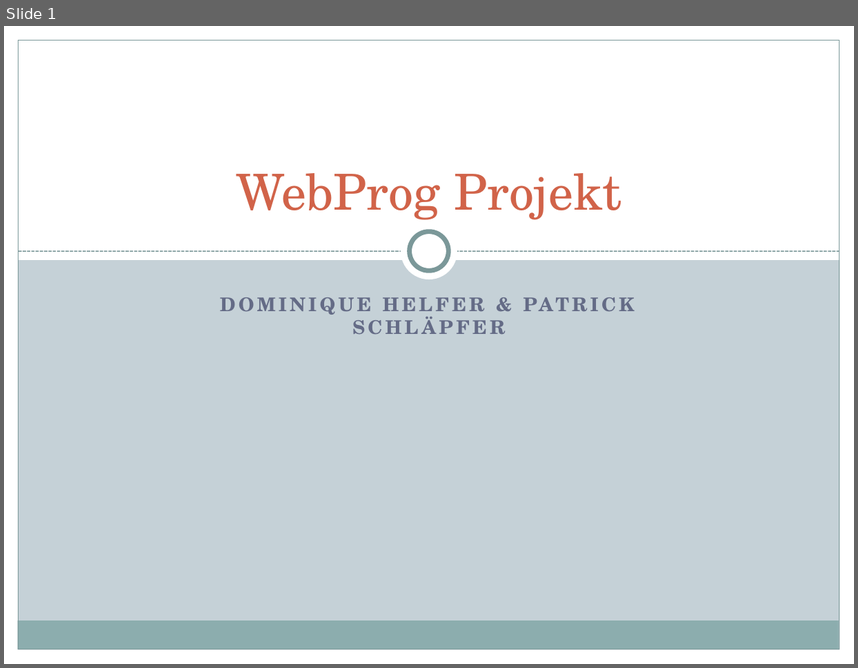
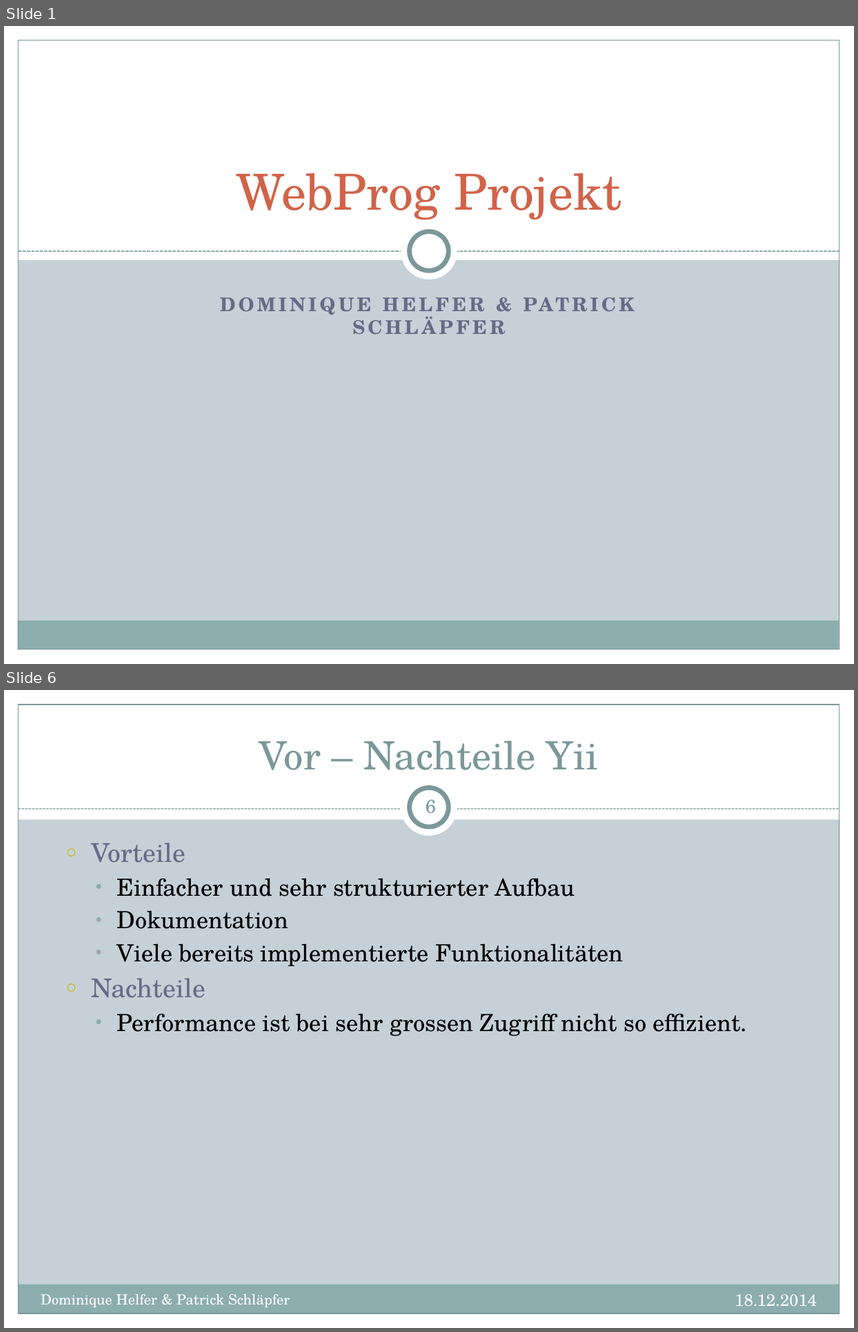
Before and after one commit to dhelfer/webprog, a slide deck: _doc/WebProg_Projekt.pptx. Shown one above the other, each under a label of ours: slide 1 before the commit, slides 1 and 6 after it; the slides between them are not shown. The pictures are 858x668 and 858x1332 pixels, drawn with LibreOffice and Linux fonts; fonts in the diff are those of the drawing. Boxes give left, top, right and bottom in pixels: in the first picture for what was removed or moved away, otherwise in the second. Text is boxed around its words. In the diff, an @@ line names an element or a change of style, - is before the commit and + after.

```diff
--- a/_doc/WebProg_Projekt.pptx
+++ b/_doc/WebProg_Projekt.pptx
@@ slide 6 added at [4,690,854,1328], background #C5D1D7; not listed: 5 template elements that a slide beside it also shows @@
@@ rectangle added at [4,690,854,819], fill #FFFFFF @@
@@ title added at [259,740,598,770], 33 pt, text #7C999A @@
+Vor – Nachteile Yii
@@ ellipse added at [401,779,458,836], fill #FFFFFF @@
@@ ellipse added at [410,788,448,827], fill #FFFFFF, outline #7C999A 4 pt @@
@@ line added from (18, 809) to (840, 809), #7C999A 0.75 pt dashed @@
@@ page number added at [426,800,436,814], 16 pt, text #7C999A @@
+6
@@ text added at [92,842,747,1036], 20 pt, text #000000 @@
+  ○ Vorteile
+    • Einfacher und sehr strukturierter Aufbau
+    • Dokumentation
+    • Viele bereits implementierte Funktionalitäten
+  ○ Nachteile
+    • Performance ist bei sehr grossen Zugriff nicht so effizient.
@@ text added at [41,1294,290,1307], 12 pt, text #FFFFFF @@
+Dominique Helfer & Patrick Schläpfer
@@ text added at [735,1294,817,1305], 14 pt, text #FFFFFF @@
+18.12.2014
```
Also in this commit, not shown: 9 slides changed.
